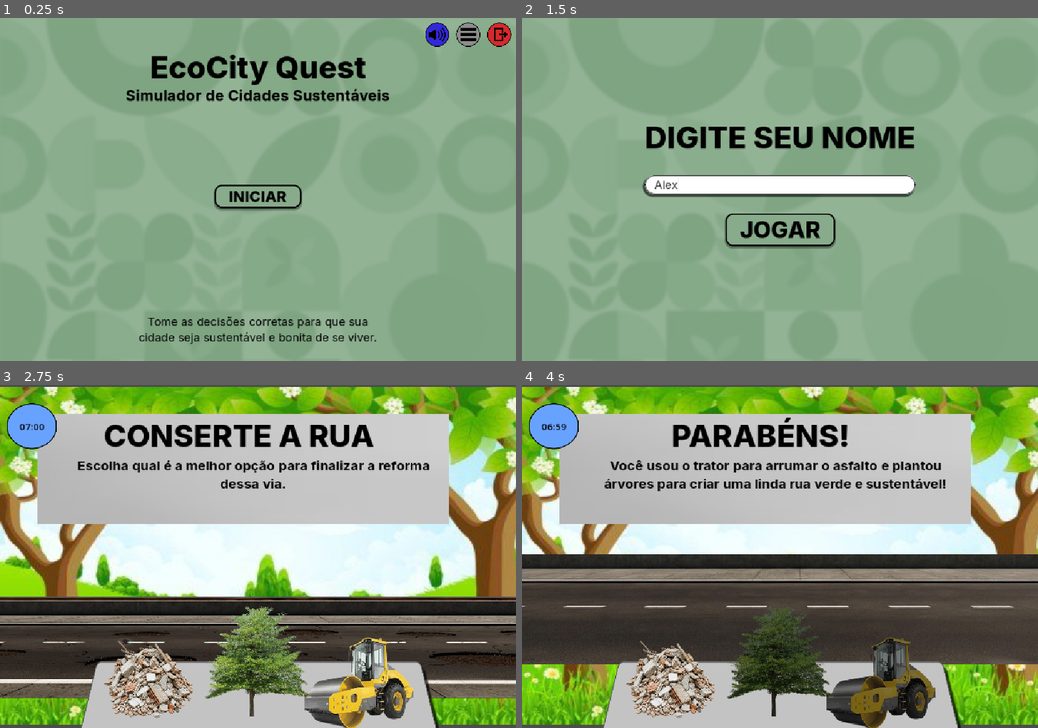
Above: before the commit, frames 1-4 (two rows, left to right).
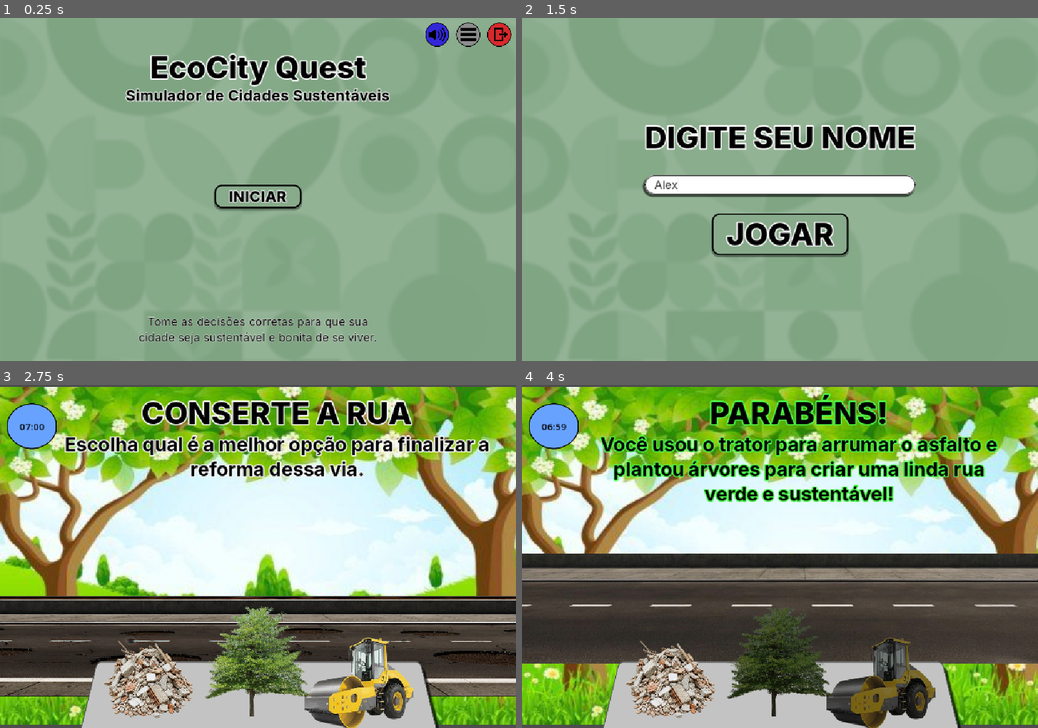
Above: after the commit, the same moments.

Repository: Eduardo-mach/EcoCityQuest
Game: Godot game, scene res://scenes/orquestrer.tscn
The game is run twice, just before and just after one commit, with the same random seed, the same clock (stepped at 60 frames per second) and the same inputs.
Inputs (mouse positions are in pixels of both pictures, inside the frame that each line leads up to):
- Up to frame 1 (0.25 s): no input
- Up to frame 2 (1.5 s): click "INICIAR" at 0.5 s; click (780, 186) at 1.27 s; type "Alex" at 1.35 s
- Up to frame 3 (2.75 s): click "JOGAR" at 2 s
- Up to frame 4 (4 s): tap Enter at 2.75 s; drag from (883, 679) to (831, 481) at 2.77 s; drag from (780, 662) to (754, 625) at 3.52 s

The runs differ from the first frame. In frame 1, 3.2% of the frame differs, in the area x 24-76%, y 10-96%; in frame 2, 3.3%; in frame 3, 31%, in the area x 0-100%, y 4-92%; in frame 4, 29%.

Commit message:
Design: ajusta o layout das telas do menu e fases

Diff:
--- a/Fase2/Exercicio1/tela_caca_palavras.tscn
+++ b/Fase2/Exercicio1/tela_caca_palavras.tscn
@@ -19,11 +19,13 @@
 font = SubResource("FontVariation_3d23e")
 font_size = 64
 font_color = Color(0, 0, 0, 1)
+outline_size = 12
 
 [sub_resource type="LabelSettings" id="LabelSettings_1lmw3"]
 font = ExtResource("7_vqkkh")
-font_size = 28
+font_size = 40
 font_color = Color(0, 0, 0, 1)
+outline_size = 8
 
 [node name="CacaPalavras" type="Control" unique_id=849332783]
 layout_mode = 3
@@ -39,16 +41,8 @@
 layout_mode = 0
 offset_right = 1088.0
 offset_bottom = 717.0
+scale = Vector2(1, 1.0063139)
 texture = ExtResource("2_y0aah")
-expand_mode = 1
-
-[node name="FundoCinza2" type="TextureRect" parent="." unique_id=1001246838]
-layout_mode = 0
-offset_left = 46.0
-offset_top = 244.0
-offset_right = 331.0
-offset_bottom = 453.0
-texture = ExtResource("3_y0aah")
 expand_mode = 1
 
 [node name="MarginContainer_Jogo" type="MarginContainer" parent="." unique_id=734157819]
@@ -66,15 +60,6 @@
 
 [node name="PainelPalavra" type="TextureRect" parent="MarginContainer_Jogo/HBoxContainer_Conteudo" unique_id=238109984]
 layout_mode = 2
-
-[node name="FundoCinza" type="TextureRect" parent="." unique_id=1659202755]
-layout_mode = 0
-offset_left = 19.0
-offset_top = 59.0
-offset_right = 1072.0
-offset_bottom = 214.0
-texture = ExtResource("3_y0aah")
-expand_mode = 1
 
 [node name="CronometroVisua" type="TextureRect" parent="." unique_id=1037485228]
 layout_mode = 0
@@ -114,10 +99,9 @@
 
 [node name="Titulo" type="Label" parent="." unique_id=1970349874]
 layout_mode = 0
-offset_left = 65.0
-offset_top = 72.0
-offset_right = 1047.0
-offset_bottom = 158.0
+offset_top = 20.0
+offset_right = 1088.0
+offset_bottom = 98.0
 size_flags_horizontal = 4
 theme_override_colors/font_color = Color(0, 0, 0, 1)
 theme_override_font_sizes/font_size = 55
@@ -128,53 +112,73 @@
 
 [node name="Descricao" type="Label" parent="." unique_id=1215803085]
 layout_mode = 0
-offset_left = 91.0
-offset_top = 144.0
-offset_right = 1034.0
-offset_bottom = 193.0
+offset_left = 129.0
+offset_top = 100.0
+offset_right = 1029.0
+offset_bottom = 201.0
 theme_override_colors/font_color = Color(0, 0, 0, 1)
 theme_override_font_sizes/font_size = 31
 text = "Procure as palavras com que você se deparou ao longo das atividades."
 label_settings = SubResource("LabelSettings_1lmw3")
+horizontal_alignment = 1
+autowrap_mode = 2
+
+[node name="TextureRect" type="TextureRect" parent="." unique_id=1481370957]
+layout_mode = 0
+offset_left = 63.76033
+offset_top = 239.9743
+offset_right = 103.76033
+offset_bottom = 279.9743
+scale = Vector2(5.6199317, 5.886937)
+texture = ExtResource("7_3d23e")
+expand_mode = 1
 
 [node name="Label_EOLICA" type="Label" parent="." unique_id=226290856]
 layout_mode = 0
 offset_left = 95.0
-offset_top = 276.0
-offset_right = 189.0
-offset_bottom = 313.0
-theme_override_colors/font_color = Color(0, 0, 0, 1)
-theme_override_font_sizes/font_size = 27
+offset_top = 260.0
+offset_right = 258.0
+offset_bottom = 315.0
+theme_override_colors/font_color = Color(0, 0, 0, 1)
+theme_override_colors/font_outline_color = Color(1, 1, 1, 1)
+theme_override_constants/outline_size = 8
+theme_override_font_sizes/font_size = 40
 text = "- EÓLICA"
 
 [node name="Label_SOLAR" type="Label" parent="." unique_id=983306584]
 layout_mode = 0
 offset_left = 95.0
-offset_top = 307.0
+offset_top = 298.0
 offset_right = 351.0
-offset_bottom = 344.0
-theme_override_colors/font_color = Color(0, 0, 0, 1)
-theme_override_font_sizes/font_size = 27
+offset_bottom = 353.0
+theme_override_colors/font_color = Color(0, 0, 0, 1)
+theme_override_colors/font_outline_color = Color(1, 1, 1, 1)
+theme_override_constants/outline_size = 8
+theme_override_font_sizes/font_size = 40
 text = "- SOLAR"
 
 [node name="Label_REUSO" type="Label" parent="." unique_id=1082073999]
 layout_mode = 0
 offset_left = 94.0
-offset_top = 343.0
+offset_top = 335.0
 offset_right = 281.0
-offset_bottom = 380.0
-theme_override_colors/font_color = Color(0, 0, 0, 1)
-theme_override_font_sizes/font_size = 27
+offset_bottom = 390.0
+theme_override_colors/font_color = Color(0, 0, 0, 1)
+theme_override_colors/font_outline_color = Color(1, 1, 1, 1)
+theme_override_constants/outline_size = 8
+theme_override_font_sizes/font_size = 40
 text = "- REUSO"
 
 [node name="Label_ECO" type="Label" parent="." unique_id=68185932]
 layout_mode = 0
-offset_left = 98.0
-offset_top = 379.0
-offset_right = 151.0
-offset_bottom = 416.0
-theme_override_colors/font_color = Color(0, 0, 0, 1)
-theme_override_font_sizes/font_size = 27
+offset_left = 94.0
+offset_top = 376.0
+offset_right = 197.0
+offset_bottom = 431.0
+theme_override_colors/font_color = Color(0, 0, 0, 1)
+theme_override_colors/font_outline_color = Color(1, 1, 1, 1)
+theme_override_constants/outline_size = 8
+theme_override_font_sizes/font_size = 40
 text = "- ECO"
 
 [node name="GridContainer_Matriz" type="GridContainer" parent="." unique_id=1280402117]
--- a/Fase2/Exercicio2/conserte_a_rua_tscn.tscn
+++ b/Fase2/Exercicio2/conserte_a_rua_tscn.tscn
@@ -4,7 +4,6 @@
 [ext_resource type="Texture2D" uid="uid://ymyqqqjrfmy0" path="res://Fotos/8947fb72b08a69bca952e4c77b909509.jpg" id="2_pmimx"]
 [ext_resource type="Texture2D" uid="uid://cchki12mqfkip" path="res://Fotos/Estrada.png" id="3_pmimx"]
 [ext_resource type="Script" uid="uid://cs2t2xmpts1om" path="res://Fase2/Exercicio2/imagem_rua.gd" id="4_nsbix"]
-[ext_resource type="Texture2D" uid="uid://bwtua5dcxqdpi" path="res://Fotos/WhatsApp Image 2026-06-15 at 14.47.03.jpeg" id="4_vqyp2"]
 [ext_resource type="Texture2D" uid="uid://b1yb5rf6vjgfe" path="res://Fotos/Ellipse 1.png" id="5_pmimx"]
 [ext_resource type="Texture2D" uid="uid://bja784sqcjdci" path="res://Fotos/Botão voltar.png" id="5_vqyp2"]
 [ext_resource type="Texture2D" uid="uid://b1oakg46gcsd3" path="res://Fotos/Botão ajuda.png" id="6_uv6cm"]
@@ -30,6 +29,7 @@
 font = SubResource("FontVariation_ajvrd")
 font_size = 64
 font_color = Color(0, 0, 0, 1)
+outline_size = 12
 
 [sub_resource type="FontVariation" id="FontVariation_ymime"]
 base_font = ExtResource("10_2v2sb")
@@ -40,8 +40,9 @@
 
 [sub_resource type="LabelSettings" id="LabelSettings_7luvq"]
 font = SubResource("FontVariation_ymime")
-font_size = 28
+font_size = 40
 font_color = Color(0, 0, 0, 1)
+outline_size = 10
 
 [node name="ConserteARua_tscn" type="Control" unique_id=2094786293]
 layout_mode = 3
@@ -76,24 +77,14 @@
 
 [node name="ImagemRua" type="TextureRect" parent="." unique_id=173728944]
 layout_mode = 0
-offset_left = -13.0
-offset_top = 126.0
-offset_right = 1153.0
-offset_bottom = 816.0
+offset_top = 124.0
+offset_right = 1160.0
+offset_bottom = 814.0
 mouse_filter = 0
 texture = ExtResource("3_pmimx")
 expand_mode = 1
 stretch_mode = 5
 script = ExtResource("4_nsbix")
-
-[node name="TextureRect2" type="TextureRect" parent="." unique_id=628145231]
-layout_mode = 0
-offset_left = 78.0
-offset_top = 60.0
-offset_right = 939.0
-offset_bottom = 292.0
-texture = ExtResource("4_vqyp2")
-expand_mode = 1
 
 [node name="CronometroVisual" type="TextureRect" parent="." unique_id=1533109055]
 layout_mode = 1
@@ -148,10 +139,9 @@
 
 [node name="Titulo" type="Label" parent="." unique_id=901755293]
 layout_mode = 0
-offset_left = 20.0
-offset_top = 68.0
-offset_right = 980.0
-offset_bottom = 146.0
+offset_top = 20.0
+offset_right = 1159.0
+offset_bottom = 98.0
 theme_override_colors/font_color = Color(0, 0, 0, 1)
 theme_override_fonts/font = SubResource("SystemFont_r33x4")
 theme_override_font_sizes/font_size = 58
@@ -162,10 +152,10 @@
 
 [node name="Descricao" type="Label" parent="." unique_id=1486210848]
 layout_mode = 0
-offset_left = 155.0
-offset_top = 151.0
-offset_right = 907.0
-offset_bottom = 224.0
+offset_left = 129.5
+offset_top = 100.0
+offset_right = 1029.5
+offset_bottom = 201.0
 theme_override_colors/font_color = Color(0, 0, 0, 1)
 theme_override_colors/font_outline_color = Color(0, 0, 0, 1)
 theme_override_font_sizes/font_size = 31
--- a/Fase2/tela_parabens.tscn
+++ b/Fase2/tela_parabens.tscn
@@ -48,9 +48,9 @@
 
 [node name="Botao_Avancarr" type="TextureButton" parent="." unique_id=1940456279]
 layout_mode = 0
-offset_left = 969.0001
+offset_left = 962.00006
 offset_top = 568.0
-offset_right = 1158.0001
+offset_right = 1151.0
 offset_bottom = 668.0
 scale = Vector2(0.6122277, 0.7511338)
 texture_normal = ExtResource("4_01rjm")
@@ -80,6 +80,8 @@
 offset_right = 717.0
 offset_bottom = 417.0
 theme_override_colors/font_color = Color(0, 0, 0, 1)
+theme_override_colors/font_outline_color = Color(1, 1, 1, 1)
+theme_override_constants/outline_size = 12
 theme_override_font_sizes/font_size = 80
 text = "PARABÉNS"
 
--- a/Fase2/tela_pontuacao1.tscn
+++ b/Fase2/tela_pontuacao1.tscn
@@ -74,6 +74,8 @@
 offset_right = 753.0
 offset_bottom = 373.0
 theme_override_colors/font_color = Color(0, 0, 0, 1)
+theme_override_colors/font_outline_color = Color(1, 1, 1, 1)
+theme_override_constants/outline_size = 12
 theme_override_font_sizes/font_size = 87
 text = "PARABÉNS"
 
@@ -84,6 +86,8 @@
 offset_right = 858.0
 offset_bottom = 562.0
 theme_override_colors/font_color = Color(0, 0, 0, 1)
+theme_override_colors/font_outline_color = Color(1, 1, 1, 1)
+theme_override_constants/outline_size = 8
 theme_override_font_sizes/font_size = 47
 text = "Você finalizou o Exercício 1
 "
@@ -114,5 +118,7 @@
 offset_right = 467.0
 offset_bottom = 502.0
 theme_override_colors/font_color = Color(0, 0, 0, 1)
+theme_override_colors/font_outline_color = Color(1, 1, 1, 1)
+theme_override_constants/outline_size = 8
 theme_override_font_sizes/font_size = 47
 text = "Pontução:"
--- a/Fase2/tela_ranking.tscn
+++ b/Fase2/tela_ranking.tscn
@@ -30,29 +30,31 @@
 
 [node name="PainelAmarelo" type="TextureRect" parent="." unique_id=1724405352]
 layout_mode = 0
-offset_left = 78.0
-offset_top = 78.0
-offset_right = 1059.0
-offset_bottom = 607.0
+offset_left = 40.0
+offset_top = 140.0
+offset_right = 1021.0
+offset_bottom = 669.0
 texture = ExtResource("2_13rke")
 expand_mode = 1
 
 [node name="LosangoTrofeu" type="TextureRect" parent="." unique_id=346873873]
 layout_mode = 0
-offset_left = 492.0
-offset_top = -6.0
-offset_right = 651.0
-offset_bottom = 153.0
+offset_left = 440.0
+offset_top = 42.0
+offset_right = 599.0
+offset_bottom = 201.0
 texture = ExtResource("3_c22wc")
 expand_mode = 1
 
 [node name="TituloRanking" type="Label" parent="." unique_id=1144552598]
 layout_mode = 0
-offset_left = 323.0
-offset_top = 147.0
-offset_right = 825.0
-offset_bottom = 260.0
+offset_left = 280.0
+offset_top = 183.0
+offset_right = 782.0
+offset_bottom = 296.0
 theme_override_colors/font_color = Color(0, 0, 0, 1)
+theme_override_colors/font_outline_color = Color(1, 1, 1, 1)
+theme_override_constants/outline_size = 12
 theme_override_font_sizes/font_size = 59
 text = "RANKING GERAL"
 
@@ -67,10 +69,10 @@
 
 [node name="Barra_1Lugar" type="TextureRect" parent="." unique_id=372809103]
 layout_mode = 0
-offset_left = 135.0
-offset_top = 224.0
-offset_right = 1033.0
-offset_bottom = 315.0
+offset_left = 73.0
+offset_top = 281.0
+offset_right = 971.0
+offset_bottom = 372.0
 size_flags_vertical = 8
 texture = ExtResource("4_aak6l")
 expand_mode = 1
@@ -82,10 +84,10 @@
 
 [node name="Barra_2Lugar" type="TextureRect" parent="." unique_id=1704334908]
 layout_mode = 0
-offset_left = 132.0
-offset_top = 342.0
-offset_right = 1025.0
-offset_bottom = 429.0
+offset_left = 76.0
+offset_top = 397.0
+offset_right = 969.0
+offset_bottom = 484.0
 texture = ExtResource("4_aak6l")
 expand_mode = 1
 
@@ -96,10 +98,10 @@
 
 [node name="Barra_3Lugar" type="TextureRect" parent="." unique_id=729952212]
 layout_mode = 0
-offset_left = 130.0
-offset_top = 458.0
-offset_right = 1010.0
-offset_bottom = 547.0
+offset_left = 78.0
+offset_top = 508.0
+offset_right = 972.0
+offset_bottom = 597.0
 texture = ExtResource("4_aak6l")
 expand_mode = 1
 
@@ -113,21 +115,23 @@
 anchors_preset = 15
 anchor_right = 1.0
 anchor_bottom = 1.0
-offset_left = 152.0
-offset_top = 244.0
-offset_right = -1216.0
-offset_bottom = -758.0
+offset_left = 95.0
+offset_top = 302.0
+offset_right = -1273.0
+offset_bottom = -700.0
 grow_horizontal = 2
 grow_vertical = 2
 texture_normal = ExtResource("5_u53vx")
 
 [node name="Label" type="Label" parent="." unique_id=1638665191]
 layout_mode = 0
-offset_left = 167.0
-offset_top = 366.0
-offset_right = 207.0
-offset_bottom = 408.0
+offset_left = 100.0
+offset_top = 423.0
+offset_right = 140.0
+offset_bottom = 465.0
 theme_override_colors/font_color = Color(0, 0, 0, 1)
+theme_override_colors/font_outline_color = Color(1, 1, 1, 1)
+theme_override_constants/outline_size = 5
 theme_override_font_sizes/font_size = 30
 text = "2º"
 
@@ -136,12 +140,14 @@
 anchors_preset = 15
 anchor_right = 1.0
 anchor_bottom = 1.0
-offset_left = 174.0
-offset_top = 482.0
-offset_right = -1190.0
-offset_bottom = -518.0
+offset_left = 103.0
+offset_top = 535.0
+offset_right = -1261.0
+offset_bottom = -465.0
 grow_horizontal = 2
 grow_vertical = 2
 theme_override_colors/font_color = Color(0, 0, 0, 1)
+theme_override_colors/font_outline_color = Color(1, 1, 1, 1)
+theme_override_constants/outline_size = 5
 theme_override_font_sizes/font_size = 30
 text = "3º"
--- a/scenes/menu_nome.tscn
+++ b/scenes/menu_nome.tscn
@@ -18,6 +18,7 @@
 font = SubResource("FontVariation_5ow57")
 font_size = 64
 font_color = Color(0, 0, 0, 1)
+outline_size = 12
 
 [sub_resource type="FontVariation" id="FontVariation_fr5t0"]
 base_font = ExtResource("3_fr5t0")
@@ -112,8 +113,10 @@
 size_flags_horizontal = 4
 size_flags_vertical = 8
 theme_override_colors/font_color = Color(0, 0, 0, 1)
+theme_override_colors/font_outline_color = Color(1, 1, 1, 1)
+theme_override_constants/outline_size = 12
 theme_override_fonts/font = SubResource("FontVariation_1i32s")
-theme_override_font_sizes/font_size = 48
+theme_override_font_sizes/font_size = 64
 theme_override_styles/normal = ExtResource("4_5u8x3")
 theme_override_styles/pressed = ExtResource("5_axm23")
 theme_override_styles/hover = ExtResource("6_67hdg")
--- a/scenes/menu_principal.tscn
+++ b/scenes/menu_principal.tscn
@@ -21,6 +21,7 @@
 font = SubResource("FontVariation_e7foa")
 font_size = 64
 font_color = Color(0, 0, 0, 1)
+outline_size = 12
 
 [sub_resource type="FontVariation" id="FontVariation_8ntpf"]
 base_font = ExtResource("2_8k4fm")
@@ -33,6 +34,7 @@
 font = SubResource("FontVariation_8ntpf")
 font_size = 32
 font_color = Color(0, 0, 0, 1)
+outline_size = 8
 
 [sub_resource type="FontVariation" id="FontVariation_dlmtt"]
 base_font = ExtResource("2_8k4fm")
@@ -41,6 +43,7 @@
 font = SubResource("FontVariation_dlmtt")
 font_size = 24
 font_color = Color(0, 0, 0, 1)
+outline_size = 4
 
 [sub_resource type="FontVariation" id="FontVariation_hm4yg"]
 base_font = ExtResource("2_8k4fm")
@@ -105,6 +108,8 @@
 size_flags_horizontal = 4
 size_flags_vertical = 4
 theme_override_colors/font_color = Color(0, 0, 0, 1)
+theme_override_colors/font_outline_color = Color(1, 1, 1, 1)
+theme_override_constants/outline_size = 8
 theme_override_fonts/font = SubResource("FontVariation_hm4yg")
 theme_override_font_sizes/font_size = 32
 theme_override_styles/normal = ExtResource("3_lgh5n")
Not shown: 1 places in Fase2/Exercicio1/tela_caca_palavras.tscn that only renumber resources
Not shown, added: .gitignore
